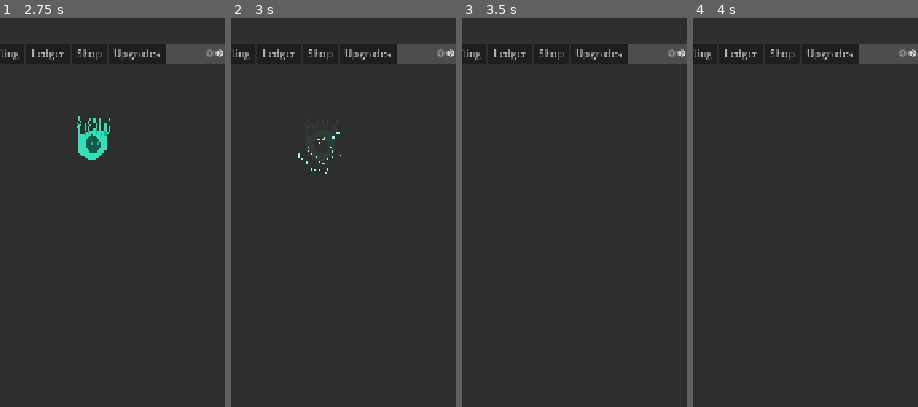
Above: before the commit, frames 1-4 (left to right).
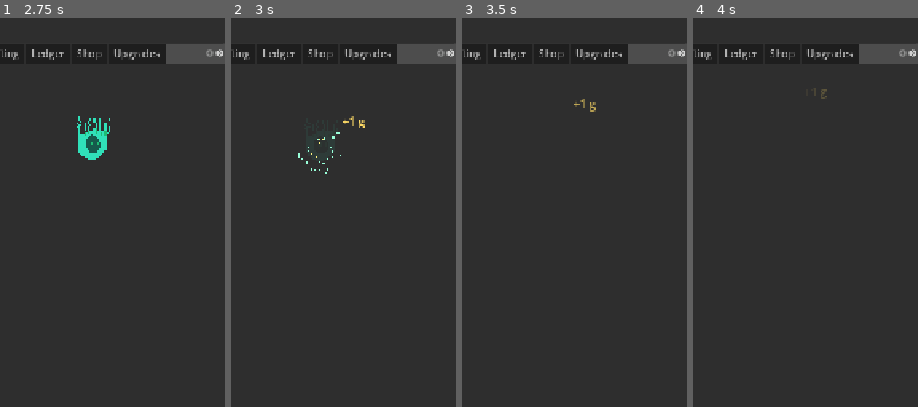
Above: after the commit, the same moments.

Repository: NickSanft/IdleBeastPractices
Game: Godot game, scene res://game/scenes/main.tscn
Two runs of this game, one before a commit and one after it. Both use one fixed random seed, a clock stepped at 60 frames per second and the inputs below. Sound files missing from this copy of the repository are replaced by a short silence.
Inputs (mouse positions are % of the whole screen's width and height, from its top left):
- Up to frame 1 (2.75 s): tap Enter at 0.5 s; drag from (50, 54) to (60, 28) at 0.52 s; drag from (45, 92) to (45, 71) at 1.27 s; move the mouse to (60, 28) at 2.02 s; tap Ctrl at 2.1 s; click (60, 28) at 2.17 s
- Up to frame 2 (3 s): drag from (70, 17) to (20, 35) at 2.77 s
- Up to frame 3 (3.5 s): no input
- Up to frame 4 (4 s): tap Space at 3.5 s; move the mouse to (80, 66) at 3.52 s; tap Alt at 3.6 s; click (80, 66) at 3.67 s
The pictures show only the part of the screen within x 50-100%, y 0-50%; the shares and areas given below are measured in that part.

Frame 1 is identical in both runs. In frame 2, 0.1% of the frame differs, in the area x 49-60%, y 25-29%; in frame 3, 0.1%, in the area x 49-60%, y 20-25%; in frame 4, less than 0.1%.

Commit message:
Phase 5b: floating gold popups, screen shake, pitched audio stings
Visual + audio polish layer over the catch loop. No gameplay changes;
the catch path produces stronger feedback per event.

FloatingNumber (game/scenes/ui/floating_number.tscn)
- Self-freeing Label that drifts up 56 px and fades over 1 s, spawned
  from catching_view._spawn_floating_gold on every successful catch.
  Format: "+1.23K g"; shinies prepend "✨" and bump font size.
- Spawned with a small x-jitter so stacked catches don't visually
  overlap.

Screen shake (catching_view._shake_spawn_root)
- Tier completion: 8 px / 0.45 s with falloff envelope.
- First shiny: 4 px / 0.25 s.
- Shakes _spawn_root (Node2D), not the Control-based UI, so the
  wandering monsters jitter without disturbing the tab layout.
- Subscribed via EventBus.tier_completed and first_shiny_caught.

AudioManager
- _shiny_player (pitch_scale=1.6, +4 dB) and _tier_up_player
  (pitch_scale=0.7, +6 dB) added alongside the existing SFX pool.
  Same tap.wav source — pitch differentiates the moments without
  shipping new audio assets.
- monster_caught with is_shiny=true now plays the shiny sting;
  tier_completed plays the tier-up sting.
- play_shiny_sting / play_tier_up_sting public methods for callers.
- _apply_volumes updated to keep both new players in sync with
  Settings.sfx_db on slider drag.

Tests (124 total, +3)
- test_floating_number.gd: instantiates and configures (returns self
  for chaining), shiny variant prepends sparkle and bumps font, drift
  tween starts on _ready without error.

Co-Authored-By: Claude Opus 4.7 (1M context) <noreply@anthropic.com>

Diff:
--- a/game/autoloads/audio_manager.gd
+++ b/game/autoloads/audio_manager.gd
@@ -15,6 +15,8 @@
 var _music_player: AudioStreamPlayer
 var _sfx_pool: Array[AudioStreamPlayer] = []
 var _sfx_pool_cursor: int = 0
+var _shiny_player: AudioStreamPlayer
+var _tier_up_player: AudioStreamPlayer
 
 
 func _ready() -> void:
@@ -119,6 +121,20 @@
 		p.volume_db = Settings.sfx_db
 		add_child(p)
 		_sfx_pool.append(p)
+	# Shiny + tier-up stings: same WAV, different pitch_scale. Crude but it
+	# differentiates the moment without shipping new audio assets.
+	_shiny_player = AudioStreamPlayer.new()
+	_shiny_player.name = "ShinyPlayer"
+	_shiny_player.stream = stream
+	_shiny_player.volume_db = Settings.sfx_db + 4.0
+	_shiny_player.pitch_scale = 1.6
+	add_child(_shiny_player)
+	_tier_up_player = AudioStreamPlayer.new()
+	_tier_up_player.name = "TierUpPlayer"
+	_tier_up_player.stream = stream
+	_tier_up_player.volume_db = Settings.sfx_db + 6.0
+	_tier_up_player.pitch_scale = 0.7
+	add_child(_tier_up_player)
 
 
 func play_tap_sfx() -> void:
@@ -141,6 +157,22 @@
 		_music_player.volume_db = Settings.music_db
 	for p in _sfx_pool:
 		p.volume_db = Settings.sfx_db
+	if _shiny_player != null:
+		_shiny_player.volume_db = Settings.sfx_db + 4.0
+	if _tier_up_player != null:
+		_tier_up_player.volume_db = Settings.sfx_db + 6.0
+
+
+func play_shiny_sting() -> void:
+	if _shiny_player != null:
+		_shiny_player.stop()
+		_shiny_player.play()
+
+
+func play_tier_up_sting() -> void:
+	if _tier_up_player != null:
+		_tier_up_player.stop()
+		_tier_up_player.play()
 
 
 # region — EventBus handlers
@@ -149,16 +181,19 @@
 	play_tap_sfx()
 
 
-func _on_monster_caught(_monster_id: String, _instance_id: int, _is_shiny: bool, _source: String) -> void:
+func _on_monster_caught(_monster_id: String, _instance_id: int, is_shiny: bool, _source: String) -> void:
+	if is_shiny:
+		play_shiny_sting()
+
+
+func _on_first_shiny_caught(_monster_id: String) -> void:
+	# First shiny is also covered by monster_caught above; keep the hook here
+	# for future Phase 5 polish (e.g. chord stack on the very first one).
 	pass
 
 
-func _on_first_shiny_caught(_monster_id: String) -> void:
-	pass
-
-
 func _on_tier_completed(_tier: int) -> void:
-	pass
+	play_tier_up_sting()
 
 
 func _on_upgrade_purchased(_upgrade_id: String) -> void:
--- a/game/scenes/catching/catching_view.gd
+++ b/game/scenes/catching/catching_view.gd
@@ -2,6 +2,7 @@
 extends Control
 
 const _MONSTER_INSTANCE_SCENE := preload("res://game/scenes/catching/monster_instance.tscn")
+const _FLOATING_NUMBER_SCENE := preload("res://game/scenes/ui/floating_number.tscn")
 const _SPAWN_INTERVAL_SECONDS := 1.2
 const _TIER_COMPLETE_CATCH_THRESHOLD := 25
 const _DEBUG_LOG := true
@@ -29,6 +30,8 @@
 	_spawn_root = Node2D.new()
 	_spawn_root.name = "SpawnRoot"
 	add_child(_spawn_root)
+	EventBus.tier_completed.connect(_on_tier_completed_shake)
+	EventBus.first_shiny_caught.connect(_on_first_shiny_shake)
 	# Configure spawn bounds based on current viewport (square area below currency bar).
 	var viewport_size: Vector2 = get_viewport().get_visible_rect().size
 	_spawn_bounds = Rect2(20, 80, viewport_size.x - 40, viewport_size.y - 200)
@@ -195,6 +198,7 @@
 		inst.tap_progress = float(outcome["tap_progress"])
 		return
 	_apply_catch_rewards(monster, outcome, "tap")
+	_spawn_floating_gold(inst.position, outcome["gold"], bool(outcome["is_shiny"]))
 	inst.play_catch_and_despawn()
 	EventBus.monster_caught.emit(String(monster.id), inst.instance_id, bool(outcome["is_shiny"]), "tap")
 
@@ -208,8 +212,49 @@
 			GameState.multiplier(&"gold_mult"),
 			GameState.multiplier(&"shiny_rate"))
 	_apply_catch_rewards(monster, outcome, "net")
+	_spawn_floating_gold(inst.position, outcome["gold"], bool(outcome["is_shiny"]))
 	inst.play_catch_and_despawn()
 	EventBus.monster_caught.emit(String(monster.id), inst.instance_id, bool(outcome["is_shiny"]), "net")
+
+
+func _spawn_floating_gold(at_position: Vector2, gold: BigNumber, is_shiny: bool) -> void:
+	var label: Label = _FLOATING_NUMBER_SCENE.instantiate()
+	# Position above the monster sprite. Random 12px x-jitter so stacked
+	# catches don't perfectly overlap.
+	label.position = at_position + Vector2(randf_range(-12.0, 12.0), -48.0)
+	label.size = Vector2(120, 28)
+	add_child(label)
+	# `Label` exposes configure() at runtime via the floating_number script.
+	if label.has_method("configure"):
+		label.call("configure", gold.format(), is_shiny)
+
+
+func _on_tier_completed_shake(_tier: int) -> void:
+	_shake_spawn_root(8.0, 0.45)
+
+
+func _on_first_shiny_shake(_monster_id: String) -> void:
+	_shake_spawn_root(4.0, 0.25)
+
+
+## Brief positional jitter on the spawn root — gives a tactile feel to
+## tier-ups and first-shiny moments without disturbing the UI layout
+## (Control children sit on the catching_view, not on _spawn_root).
+func _shake_spawn_root(intensity: float, duration: float) -> void:
+	if _spawn_root == null:
+		return
+	var tween: Tween = create_tween()
+	tween.set_trans(Tween.TRANS_SINE)
+	var original := _spawn_root.position
+	var step_count: int = max(2, int(duration * 30.0))   # ~30 jitters/sec
+	for i in step_count:
+		var t: float = float(i) / float(step_count)
+		var falloff: float = 1.0 - t
+		var offset := Vector2(
+				randf_range(-intensity, intensity) * falloff,
+				randf_range(-intensity, intensity) * falloff)
+		tween.tween_property(_spawn_root, "position", original + offset, duration / float(step_count))
+	tween.tween_property(_spawn_root, "position", original, 0.05)
 
 
 func _apply_catch_rewards(monster: MonsterResource, outcome: Dictionary, source: String) -> void:
--- /dev/null
+++ b/game/scenes/ui/floating_number.gd
@@ -0,0 +1,33 @@
+## Floating "+12 g" feedback that tweens up and fades on every catch.
+##
+## Self-frees when the tween completes. The catching view spawns one of these
+## per catch, parented near the monster's position.
+extends Label
+
+const _DRIFT_PIXELS := 56.0
+const _DURATION := 1.0
+
+
+func _ready() -> void:
+	# Defaults; the spawner overrides text/modulate.
+	add_theme_font_size_override("font_size", 18)
+	z_index = 50
+	pivot_offset = size * 0.5
+	var tween: Tween = create_tween()
+	tween.set_parallel(true)
+	tween.tween_property(self, "position:y", position.y - _DRIFT_PIXELS, _DURATION)
+	tween.tween_property(self, "modulate:a", 0.0, _DURATION).set_delay(_DURATION * 0.4)
+	tween.chain().tween_callback(queue_free)
+
+
+## Configures the visual based on the gold amount and shiny flag, then
+## returns self for fluent setup at the call site.
+func configure(gold_text: String, is_shiny: bool) -> Label:
+	text = "+" + gold_text + " g"
+	if is_shiny:
+		text = "✨ " + text
+		modulate = Color(1.0, 0.95, 0.55)
+		add_theme_font_size_override("font_size", 22)
+	else:
+		modulate = Color(1.0, 0.86, 0.4)
+	return self
--- /dev/null
+++ b/game/scenes/ui/floating_number.tscn
@@ -0,0 +1,7 @@
+[gd_scene load_steps=2 format=3]
+
+[ext_resource type="Script" path="res://game/scenes/ui/floating_number.gd" id="1"]
+
+[node name="FloatingNumber" type="Label"]
+script = ExtResource("1")
+horizontal_alignment = 1
--- /dev/null
+++ b/game/tests/test_floating_number.gd
@@ -0,0 +1,32 @@
+## Smoke tests for the FloatingNumber feedback popup.
+extends GutTest
+
+const _SCENE := preload("res://game/scenes/ui/floating_number.tscn")
+
+
+func test_instantiates_and_configures() -> void:
+	var label: Label = _SCENE.instantiate()
+	add_child_autofree(label)
+	var configured: Variant = label.call("configure", "1.23K", false)
+	assert_eq(configured, label, "configure should return self for chaining")
+	assert_eq(label.text, "+1.23K g")
+
+
+func test_shiny_variant_prepends_sparkle() -> void:
+	var label: Label = _SCENE.instantiate()
+	add_child_autofree(label)
+	label.call("configure", "5", true)
+	assert_true(String(label.text).contains("✨"))
+	assert_true(String(label.text).contains("+5 g"))
+
+
+func test_drift_tween_fires_on_ready() -> void:
+	# Just verifies that adding to the tree runs _ready and starts a tween
+	# without erroring. Self-frees on tween completion; nothing to assert
+	# beyond no-crash + the configure call working.
+	var label: Label = _SCENE.instantiate()
+	add_child_autofree(label)
+	await wait_frames(1)
+	# After 1 frame the tween has started; modulate.a should still be 1
+	# (delay before fade is 40% of duration).
+	assert_almost_eq(label.modulate.a, 1.0, 1.0e-6)
Not shown, added: game/scenes/ui/floating_number.gd.uid
Not shown, added: game/tests/test_floating_number.gd.uid
Not shown, changed: CHANGELOG.md
